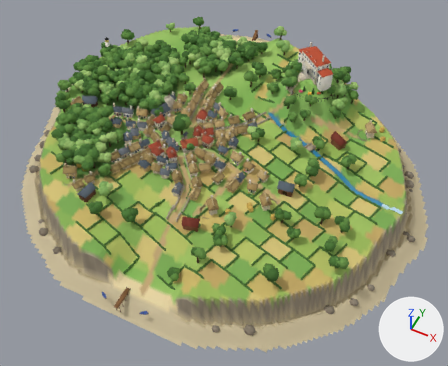
Two versions of the Blender file sources/art/blender/islands/syrup.blend, one commit apart.
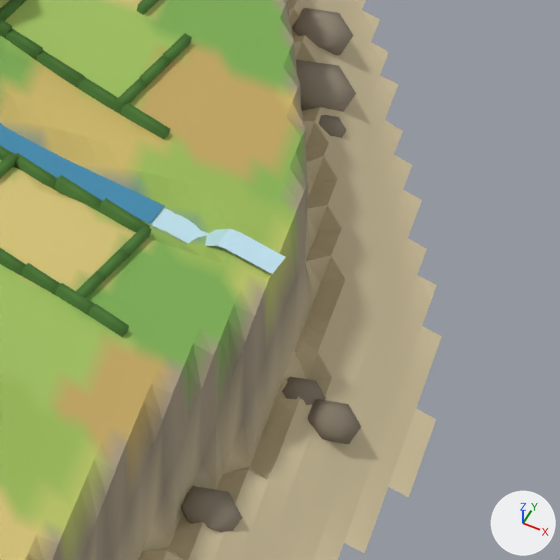
Each version appears first whole from a camera (50 mm lens) standing at (31.8, -61.5, 70.3) and looking at (3.7, -5.1, -0.1), and next in a close-up on the part from 80% to 100% of the width and 46% to 71% of the height. Every picture has the same lights, and +X, +Y and +Z are marked at lower right. The older version's two pictures come first.

Names of what the first close-up shows: 'SY_eau', 'SY_haies', 'SY_monuments', 'SY_sol'.
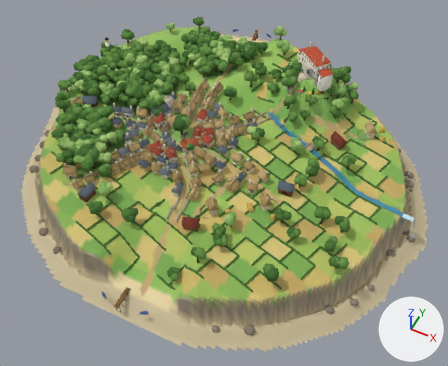
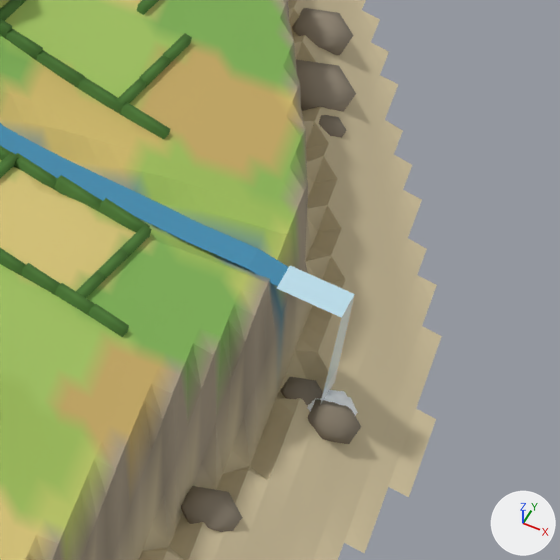
Where the change shows, as pixel boxes (x1, y1, x2, y2) in the close-ups (560 x 560 px; the box of a moved part takes in the faces that stretch with it):
'SY_eau', reshaped
    before: (0, 123, 286, 274)
    after: (0, 123, 355, 405)
part 1 of me_sy_sol, moved or reshaped
    before: (247, 242, 291, 302)
    after: (246, 270, 288, 314)
part 2 of me_sy_sol, moved or reshaped
    before: (257, 227, 300, 399)
    after: (228, 228, 294, 399)
part 3 of me_sy_sol, moved or reshaped
    before: (182, 245, 318, 380)
    after: (182, 245, 318, 389)
part 4 of me_sy_sol, moved or reshaped
    before: (186, 210, 286, 416)
    after: (186, 210, 282, 416)
part 5 of me_sy_sol, moved or reshaped
    both: (200, 190, 271, 296)
part 7 of me_sy_monuments, moved or reshaped
    before: (284, 386, 326, 405)
    after: (284, 386, 358, 416)
part 8 of me_sy_eau, moved or reshaped
    before: (151, 208, 286, 274)
    after: (150, 206, 355, 405)

The change, as a list of edits to the scene's bpy script:
```text
Change me_sy_sol:
    where me_sy_sol.from_pydata(...)  # 13098 vertices, 12837 faces; spans x -32.0..34.0, y -31.0..33.0, z -1.5..8.6
    used by ob_sy_sol; location = (0.0, 0.0, 0.0)
    me_sy_sol part 1: all 2 vertices in x 29.5..30.0, y -2.0, z 2.3..3.4 are moved by (0.0, 0.0, -0.5)
    me_sy_sol part 2: 7 of the vertices in x 28.5..30.5, y -2.0..-1.5, z -0.2..3.4 are moved by (0.0, 0.0, -0.4)
    me_sy_sol part 3: 2 of the vertices in x 28.0..30.5, y -2.0..-1.5, z -0.2..3.3 are moved by (0.0, 0.0, -0.3)
    me_sy_sol part 4: 2 of the vertices in x 28.0..30.0, y -2.5..-1.5, z 1.9..3.1 are moved by (0.0, 0.0, -0.2)
    me_sy_sol part 5: 4 of the vertices in x 28.0..29.5, y -2.5..-1.0, z 3.4 are moved by (0.0, 0.0, -0.1)
    me_sy_sol part 6: vertex colours changed
Change me_sy_monuments:
    where me_sy_monuments.from_pydata(...)  # 3407 vertices, 2503 faces; spans x -30.4..32.5, y -30.9..32.7, z -1.0..13.2
    used by ob_sy_monuments; location = (0.0, 0.0, 0.0)
    me_sy_monuments part 7
    1 vertex is removed from x 29.1, y -2.6, z -0.2
    10 faces are deleted
    66 vertices in x 29.0..30.3, y -2.8..-1.8, z -0.5..0.0 move by (2.1, 0.0, 0.0)
    3 vertices in x 29.9..30.1, y -2.6..-2.2, z -0.4..-0.1 move by (2.0, 0.0, 0.0)
    2 vertices move from x 29.4..29.6, y -1.9, z -0.3..-0.2 to x 31.5..31.7, y -2.0, z -0.3..-0.2
    1 vertex is added at (31.2, -2.6, -0.2)
    10 new faces join them
Change me_sy_eau:
    used by ob_sy_eau; location = (0.0, 0.0, 0.0)
    remove me_sy_eau.from_pydata(...)  # 92 vertices, 44 faces; spans x 4.8..29.7, y -2.4..8.9, z 2.8..3.5
    add me_sy_eau.from_pydata(...)  # 92 vertices, 39 faces; spans x 4.8..31.6, y -2.5..8.9, z -0.3..3.5
    me_sy_eau part 8
    13 faces are deleted
    32 vertices move from x 26.6..29.7, y -2.4..-1.1, z 3.0..3.5 to x 27.4..31.6, y -2.5..-1.3, z -0.3..3.1
    8 new faces join them
```
